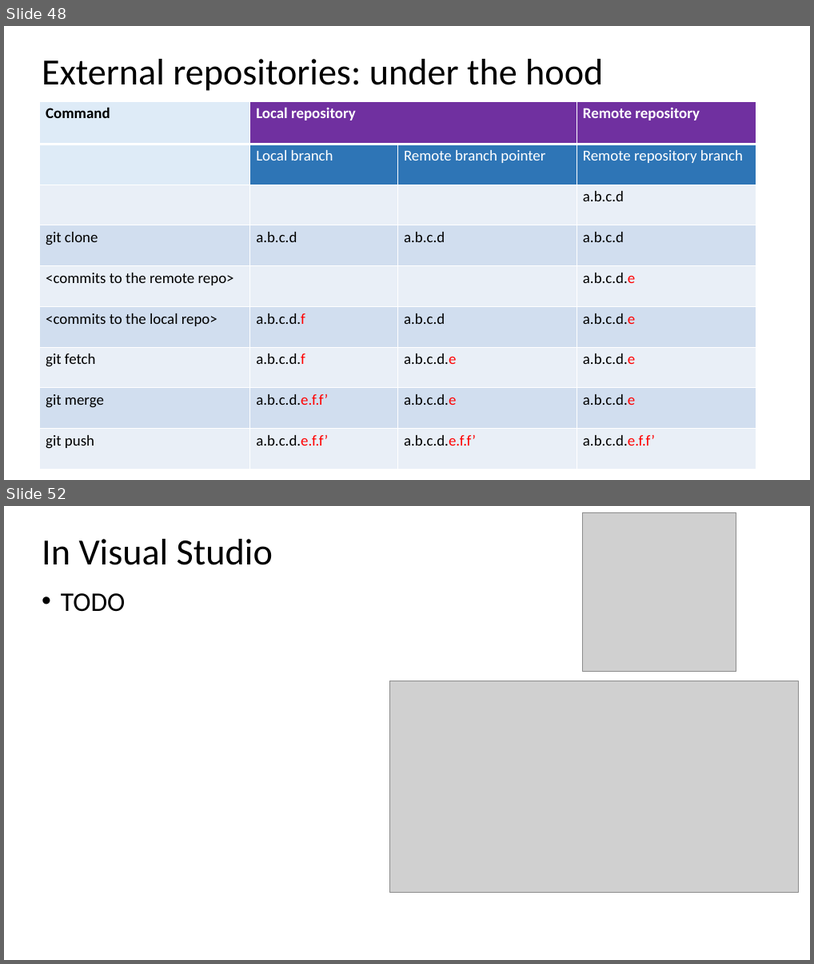
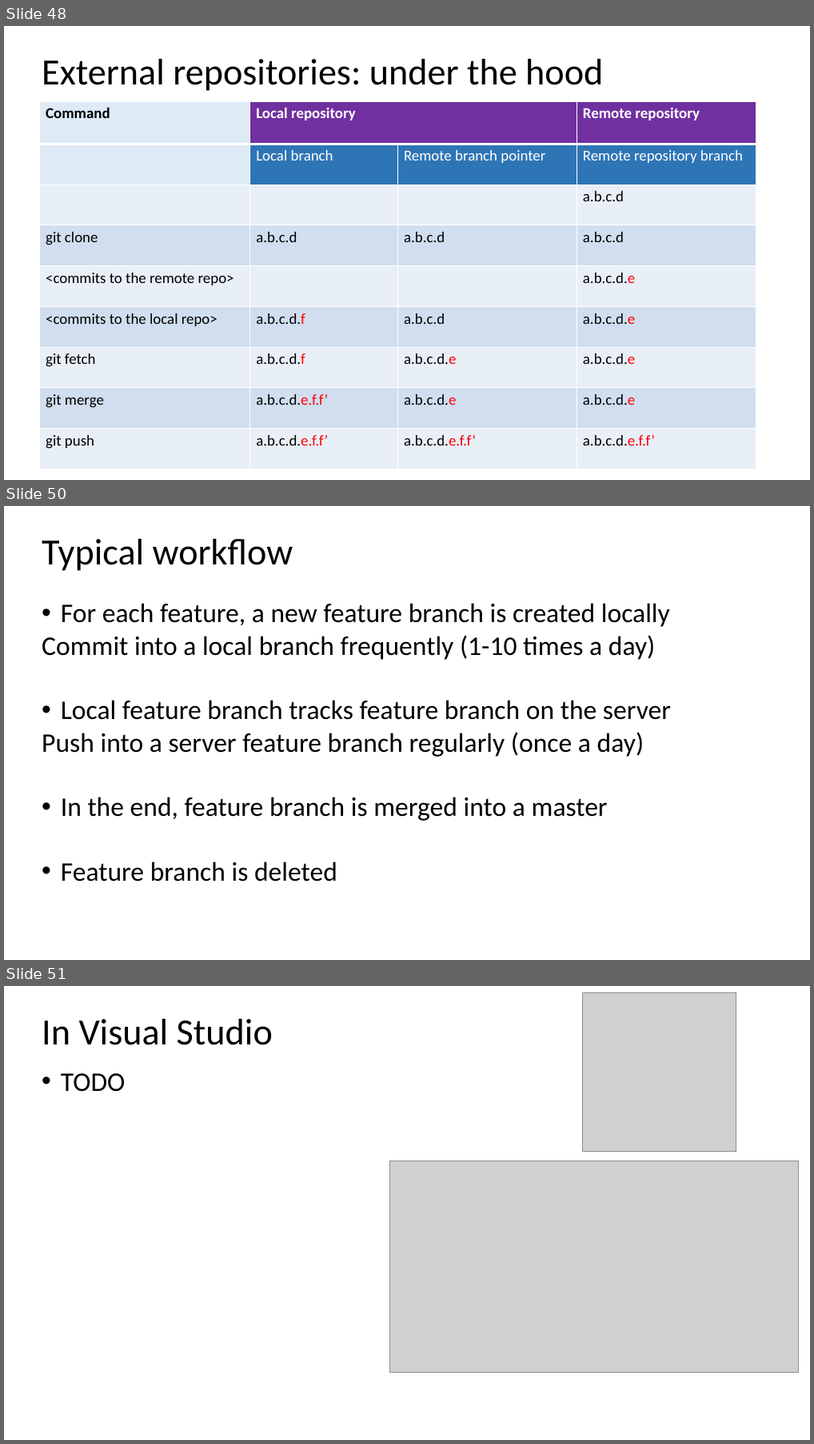
Before and after one commit to ogvolkov/git-101, a slide deck: git101.pptx. Shown one above the other, each under a label of ours: slides 48 and 52 before the commit, slides 48, 50 and 51 after it; the slides between them are not shown. The pictures are 814x964 and 814x1444 pixels, drawn with LibreOffice and Linux fonts; fonts in the diff are those of the drawing; grey boxes stand for pictures. Boxes give left, top, right and bottom in pixels: in the first picture for what was removed or moved away, otherwise in the second. Text is boxed around its words. In the diff, an @@ line names an element or a change of style, - is before the commit and + after.

```diff
--- a/git101.pptx
+++ b/git101.pptx
@@ slide 50 added at (x1=4, y1=506, x2=810, y2=960), background #FFFFFF @@
@@ text added at (x1=42, y1=539, x2=294, y2=571), 44 pt, text #000000 @@
+Typical workflow
@@ text added at (x1=42, y1=603, x2=671, y2=881), 32 pt, text #000000 @@
+• For each feature, a new feature branch is created locally
+Commit into a local branch frequently (1-10 times a day)
+• Local feature branch tracks feature branch on the server
+Push into a server feature branch regularly (once a day)
+• In the end, feature branch is merged into a master
+• Feature branch is deleted
@@ line added from (108, 671) to (110, 787), #FFFFFF 4.5 pt dashed @@
@@ what was slide 52 is now slide 51 @@
```
Also in this commit, not shown: 5 slides changed, 1 other slide added, 3 slides removed.
